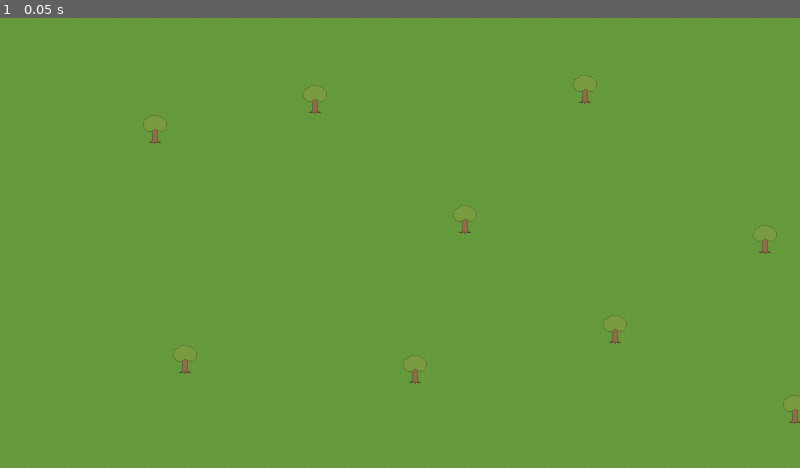
Above: before the commit, frame 1.
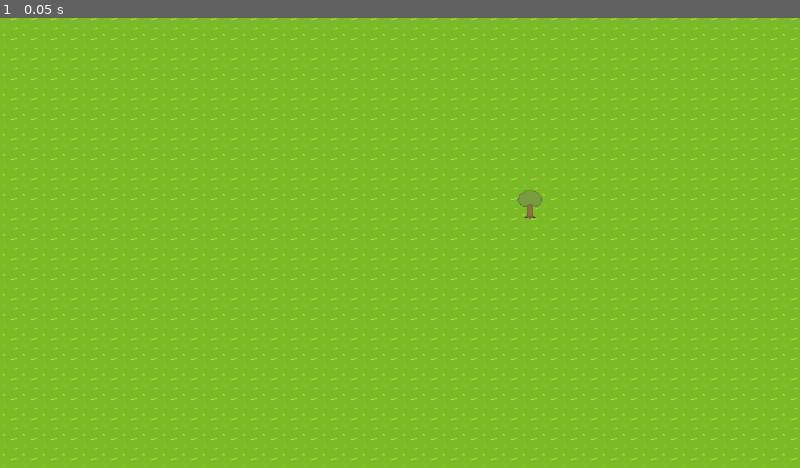
Above: after the commit, the same moment.

Repository: Ironash01/sandee_repo
Game: Godot game, scene res://scenes/world.tscn
Same seed, same stepped clock (60 frames per second), same inputs: the game is played once before the commit and once after it. This scene is started directly instead of the project's main scene.
Inputs:
- Up to frame 1 (0.05 s): no input

The runs differ from the first frame. In frame 1, 98% of the frame differs, in the area x 0-100%, y 0-100%.

Commit message:
put new sprites in

Diff:
--- a/sandee/scenes/world.tscn
+++ b/sandee/scenes/world.tscn
@@ -6,45 +6,20 @@
 
 [sub_resource type="TileSetAtlasSource" id="TileSetAtlasSource_k0juu"]
 texture = ExtResource("2_4wyf3")
+texture_region_size = Vector2i(32, 32)
 0:0/0 = 0
 1:0/0 = 0
 1:0/0/terrain_set = 0
-1:0/0/terrain = 0
-1:0/0/terrains_peering_bit/right_side = 0
-1:0/0/terrains_peering_bit/bottom_right_corner = 0
-1:0/0/terrains_peering_bit/bottom_side = 0
-1:0/0/terrains_peering_bit/bottom_left_corner = 0
-1:0/0/terrains_peering_bit/left_side = 0
-1:0/0/terrains_peering_bit/top_left_corner = 0
-1:0/0/terrains_peering_bit/top_side = 0
-1:0/0/terrains_peering_bit/top_right_corner = 0
 1:0/0/custom_data_0 = 2
 0:1/0 = 0
 0:1/0/terrain_set = 0
-0:1/0/terrain = 1
-0:1/0/terrains_peering_bit/right_side = 1
-0:1/0/terrains_peering_bit/bottom_right_corner = 1
-0:1/0/terrains_peering_bit/bottom_side = 1
-0:1/0/terrains_peering_bit/bottom_left_corner = 1
-0:1/0/terrains_peering_bit/left_side = 1
-0:1/0/terrains_peering_bit/top_left_corner = 1
-0:1/0/terrains_peering_bit/top_side = 1
-0:1/0/terrains_peering_bit/top_right_corner = 1
 0:1/0/custom_data_0 = 1
 1:1/0 = 0
 1:1/0/terrain_set = 0
-1:1/0/terrain = 2
-1:1/0/terrains_peering_bit/right_side = 2
-1:1/0/terrains_peering_bit/bottom_right_corner = 2
-1:1/0/terrains_peering_bit/bottom_side = 2
-1:1/0/terrains_peering_bit/bottom_left_corner = 2
-1:1/0/terrains_peering_bit/left_side = 2
-1:1/0/terrains_peering_bit/top_left_corner = 2
-1:1/0/terrains_peering_bit/top_side = 2
-1:1/0/terrains_peering_bit/top_right_corner = 2
 1:1/0/custom_data_0 = 3
 
 [sub_resource type="TileSet" id="TileSet_71j4m"]
+tile_size = Vector2i(32, 32)
 terrain_set_0/mode = 0
 terrain_set_0/terrain_0/name = "Sand"
 terrain_set_0/terrain_0/color = Color(0.85490197, 0.85490197, 0, 1)
@@ -64,6 +39,7 @@
 0:0/0/physics_layer_0/polygon_0/points = PackedVector2Array(-4, 0, -5.333333, 5.333334, -12, 8, 0, 10.666668, 12, 8, 5.333334, 5.333334, 4, 0)
 
 [sub_resource type="TileSet" id="TileSet_qfnet"]
+tile_size = Vector2i(32, 32)
 physics_layer_0/collision_layer = 1
 sources/0 = SubResource("TileSetAtlasSource_71j4m")
 
Binary file changed: sandee/sprites/basic_tiles.png
